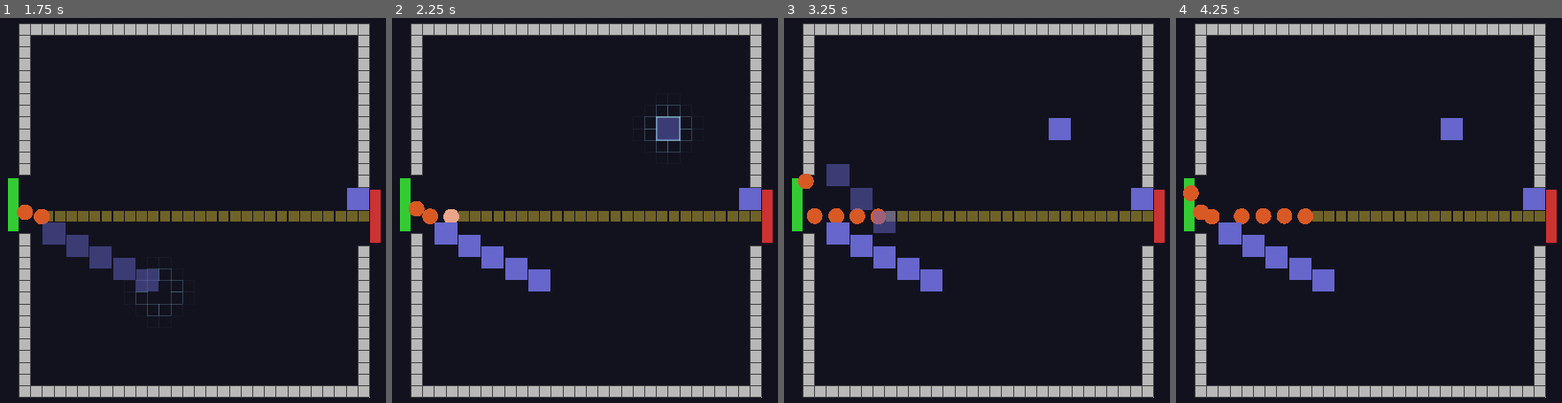
Above: before the commit, frames 1-4 (left to right).
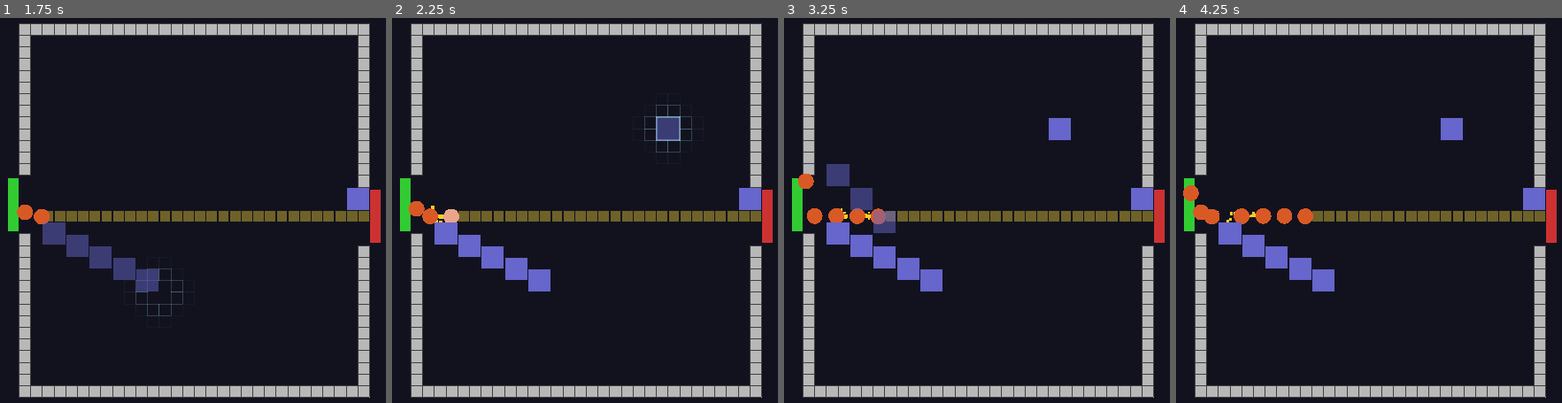
Above: after the commit, the same moments.

Repository: TimGoergen/critter-quitters
Game: Godot game, scene res://Main.tscn
Same seed, same stepped clock (60 frames per second), same inputs: the game is played once before the commit and once after it.
Inputs (mouse positions are in pixels of both pictures, inside the frame that each line leads up to):
- Up to frame 1 (1.75 s): tap Enter at 0.5 s; move the mouse to (351, 191) at 0.52 s; click (351, 191) at 0.67 s; tap Space at 1.25 s; drag from (54, 229) to (158, 291) at 1.27 s
- Up to frame 2 (2.25 s): move the mouse to (658, 121) at 2.02 s; click (658, 121) at 2.17 s
- Up to frame 3 (3.25 s): drag from (942, 291) to (outside the picture) at 2.77 s
- Up to frame 4 (4.25 s): move the mouse to (outside the picture) at 3.52 s; click (outside the picture) at 3.67 s

Frame 1 is identical in both runs. In frame 2, less than 0.1% of the frame differs, in the area x 10-14%, y 48-54%; in frame 3, less than 0.1%, in the area x 14-23%, y 49-53%; in frame 4, less than 0.1%.

Commit message:
Add projectile impact particles and right-click trap removal
- Projectile size increased to 50% of enemy for better visibility
- Golden CPUParticles3D burst on impact; kill hits get 21 particles at
  full spread, non-kill hits get 6 larger particles at half spread
- Right-click on a placed trap now removes it (was cancel-drag only)

Co-Authored-By: Claude Sonnet 4.6 <noreply@anthropic.com>

Diff:
--- a/game/arena/Arena.gd
+++ b/game/arena/Arena.gd
@@ -197,7 +197,10 @@
 					_commit_drag_placement()
 		MOUSE_BUTTON_RIGHT:
 			if event.pressed:
-				_cancel_drag_placement()
+				if _pressing:
+					_cancel_drag_placement()
+				else:
+					_try_remove_trap(cell)
 
 
 # ---------------------------------------------------------------------------
--- a/game/traps/Projectile.gd
+++ b/game/traps/Projectile.gd
@@ -18,6 +18,8 @@
 
 ## Placeholder colour. Replaced by ASCII billboard in Phase 3.
 const COLOR_PROJECTILE := Color(1.0, 0.90, 0.25)   # bright yellow
+
+const COLOR_IMPACT     := Color(1.0, 0.80, 0.15)   # golden burst
 
 
 # ---------------------------------------------------------------------------
@@ -54,8 +56,11 @@
 	var offset   := _target_pos - global_position
 	var distance := offset.length()
 	if distance < 0.05:
+		var killed := false
 		if is_instance_valid(_target):
 			_target.take_damage(_damage)
+			killed = _target.get_hp_fraction() == 0.0
+		_spawn_impact_effect(killed)
 		queue_free()
 		return
 	global_position += offset.normalized() * minf(TRAVEL_SPEED * delta, distance)
@@ -68,8 +73,8 @@
 func _spawn_visual() -> void:
 	var mi  := MeshInstance3D.new()
 	var box := BoxMesh.new()
-	# 10% of the enemy cylinder: diameter = CELL_SIZE * 1.35, height = CELL_SIZE * 0.5
-	var s   := Grid.CELL_SIZE * 0.1
+	# 50% of the enemy cylinder: diameter = CELL_SIZE * 1.35, height = CELL_SIZE * 0.5
+	var s   := Grid.CELL_SIZE * 0.5
 	box.size = Vector3(s * 1.35, s * 0.5, s * 1.35)
 	mi.mesh  = box
 
@@ -79,3 +84,36 @@
 	mi.material_override = mat
 
 	add_child(mi)
+
+
+func _spawn_impact_effect(killed: bool) -> void:
+	var scale := 1.0 if killed else 0.5
+
+	var particles := CPUParticles3D.new()
+	particles.one_shot              = true
+	particles.explosiveness         = 1.0
+	particles.amount                = 21 if killed else 6
+	particles.lifetime              = 0.4
+	particles.direction             = Vector3.UP
+	particles.spread                = 180.0
+	particles.initial_velocity_min  = Grid.CELL_SIZE * 2.0 * scale
+	particles.initial_velocity_max  = Grid.CELL_SIZE * 5.0 * scale
+	particles.gravity               = Vector3(0.0, -Grid.CELL_SIZE * 10.0, 0.0)
+	particles.scale_amount_min      = 0.8 * scale
+	particles.scale_amount_max      = 1.4 * scale
+
+	var spark_mesh := BoxMesh.new()
+	var spark_size := Grid.CELL_SIZE * 0.18 if killed else Grid.CELL_SIZE * 0.45
+	spark_mesh.size = Vector3(spark_size, spark_size * 0.5, spark_size)
+
+	var spark_mat           := StandardMaterial3D.new()
+	spark_mat.albedo_color   = COLOR_IMPACT
+	spark_mat.shading_mode   = BaseMaterial3D.SHADING_MODE_UNSHADED
+	spark_mesh.material      = spark_mat
+	particles.mesh           = spark_mesh
+
+	# Add to parent so the effect outlives the projectile node.
+	get_parent().add_child(particles)
+	particles.global_position = global_position
+	particles.restart()
+	get_tree().create_timer(particles.lifetime + 0.15).timeout.connect(particles.queue_free)
